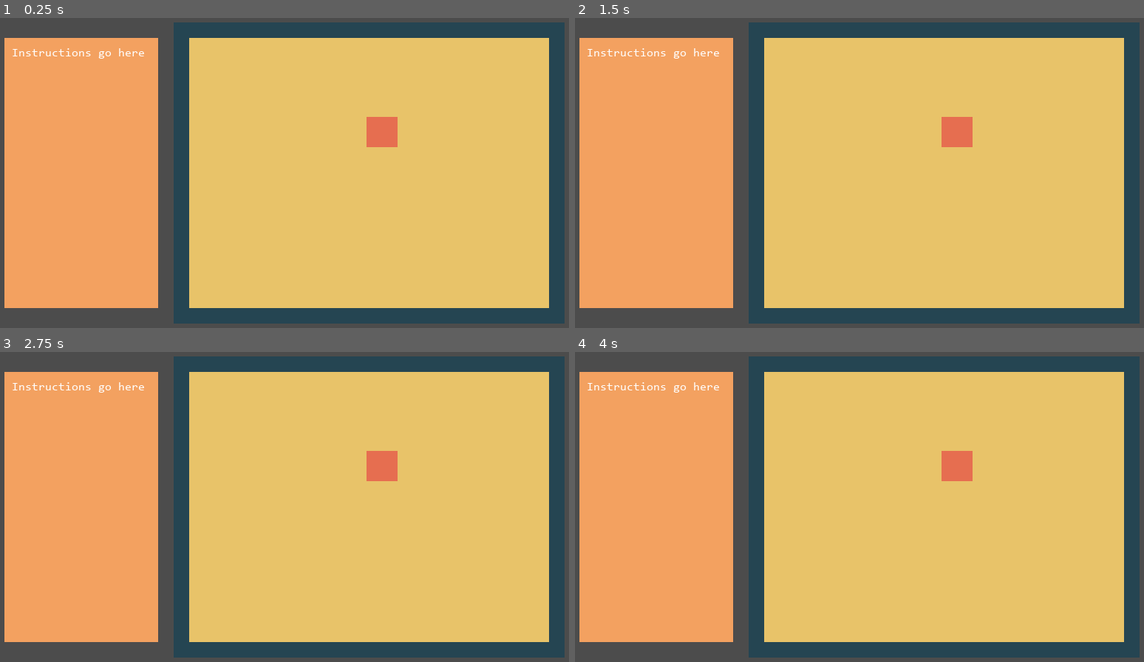
Above: before the commit, frames 1-4 (two rows, left to right).
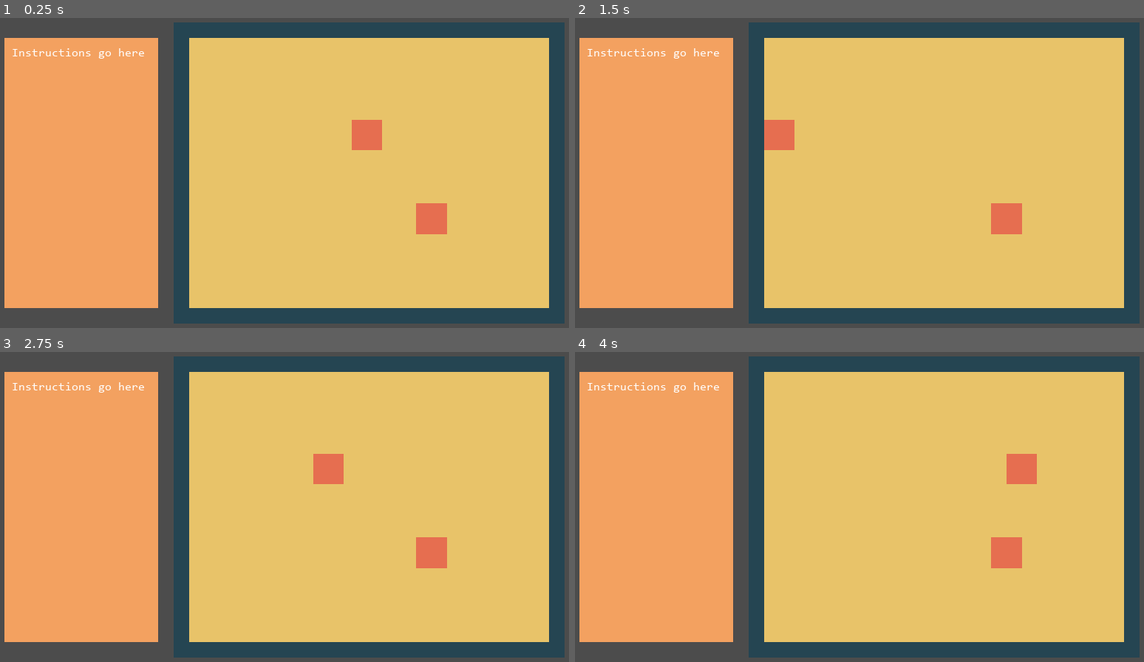
Above: after the commit, the same moments.

Repository: khathepham/CSGameJam-2023
Game: Godot game, scene res://Block Minigame.tscn
Same seed, same stepped clock (60 frames per second), same inputs: the game is played once before the commit and once after it.
Inputs (mouse positions are in pixels of both pictures, inside the frame that each line leads up to):
- Up to frame 1 (0.25 s): no input
- Up to frame 2 (1.5 s): tap Enter at 0.5 s; move the mouse to (956, 132) at 0.52 s; click (956, 132) at 0.67 s; tap Space at 1.25 s; move the mouse to (740, 188) at 1.27 s; click (740, 188) at 1.42 s
- Up to frame 3 (2.75 s): tap Enter at 2 s; move the mouse to (341, 432) at 2.02 s; click (341, 432) at 2.17 s
- Up to frame 4 (4 s): tap Space at 2.75 s; move the mouse to (831, 572) at 2.77 s; click (831, 572) at 2.92 s; tap Enter at 3.5 s; move the mouse to (1035, 556) at 3.52 s; click (1035, 556) at 3.67 s

The runs differ from the first frame. In frame 1, 1.1% of the frame differs, in the area x 61-79%, y 31-70%; in frame 2, 1.6%, in the area x 33-79%, y 31-70%; in frame 3, 1.6%; in frame 4, 1.6%.

Commit message:
made wall collision

Diff:
--- a/Glitch Cat vs Developer/Block Minigame.tscn
+++ b/Glitch Cat vs Developer/Block Minigame.tscn
@@ -9,6 +9,10 @@
 font_data = ExtResource( 1 )
 
 [sub_resource type="RectangleShape2D" id=2]
+extents = Vector2( 50, 50 )
+
+[sub_resource type="RectangleShape2D" id=3]
+extents = Vector2( 50, 50 )
 
 [node name="Minigame Template" type="Node2D"]
 
@@ -44,15 +48,32 @@
 text = "Instructions go here
 "
 
-[node name="CenterBlock" type="KinematicBody2D" parent="."]
-position = Vector2( 1277, 407 )
+[node name="Blocks" type="Node2D" parent="."]
+
+[node name="CenterBlock" type="KinematicBody2D" parent="Blocks"]
+position = Vector2( 1228, 416 )
 input_pickable = true
 script = ExtResource( 3 )
 
-[node name="CollisionShape2D" type="CollisionShape2D" parent="CenterBlock"]
+[node name="CollisionShape2D" type="CollisionShape2D" parent="Blocks/CenterBlock"]
+position = Vector2( -1, 0 )
 shape = SubResource( 2 )
 
-[node name="Sprite" type="Sprite" parent="CenterBlock"]
+[node name="Sprite" type="Sprite" parent="Blocks/CenterBlock"]
 modulate = Color( 0.905882, 0.435294, 0.317647, 1 )
 scale = Vector2( 100, 100 )
 texture = ExtResource( 2 )
+
+[node name="CenterBlock2" type="KinematicBody2D" parent="Blocks"]
+position = Vector2( 1438, 688 )
+input_pickable = true
+script = ExtResource( 3 )
+horizontal = false
+
+[node name="CollisionShape2D" type="CollisionShape2D" parent="Blocks/CenterBlock2"]
+shape = SubResource( 3 )
+
+[node name="Sprite" type="Sprite" parent="Blocks/CenterBlock2"]
+modulate = Color( 0.905882, 0.435294, 0.317647, 1 )
+scale = Vector2( 100, 100 )
+texture = ExtResource( 2 )
--- a/Glitch Cat vs Developer/dragAndDrop.gd
+++ b/Glitch Cat vs Developer/dragAndDrop.gd
@@ -2,12 +2,27 @@
 
 var can_grab = false
 var grabbed_offset = Vector2()
+export var horizontal = true
 
 func _input_event(viewport, event, shape_idx):
 	if event is InputEventMouseButton:
-		can_grab = event.pressed
-		grabbed_offset = position - get_global_mouse_position()
+		if event.is_action_released("click"):
+			can_grab = false
+		else:
+			can_grab = true
+		if horizontal:
+			grabbed_offset = position.x - get_global_mouse_position().x
+		else:
+			grabbed_offset = position.y - get_global_mouse_position().y
+
 
 func _process(delta):
 	if Input.is_mouse_button_pressed(BUTTON_LEFT) and can_grab:
-		position = get_global_mouse_position() + grabbed_offset
+		if horizontal:
+			var x = get_global_mouse_position().x + grabbed_offset
+			var width = self.get_node("CollisionShape2D").shape.extents.x
+			position.x = max(min(x, 1820-width), 650+width)
+		else:
+			var y = get_global_mouse_position().y + grabbed_offset
+			var height = self.get_node("CollisionShape2D").shape.extents.y
+			position.y = max(min(y, 980-height), 100+height)
Not shown: 1 places in Glitch Cat vs Developer/Block Minigame.tscn that only renumber resources
